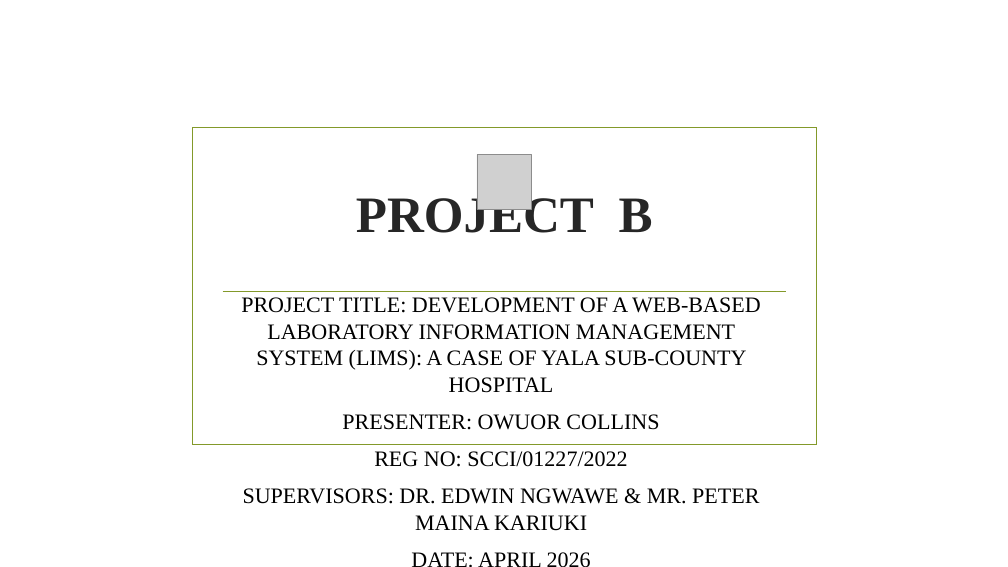
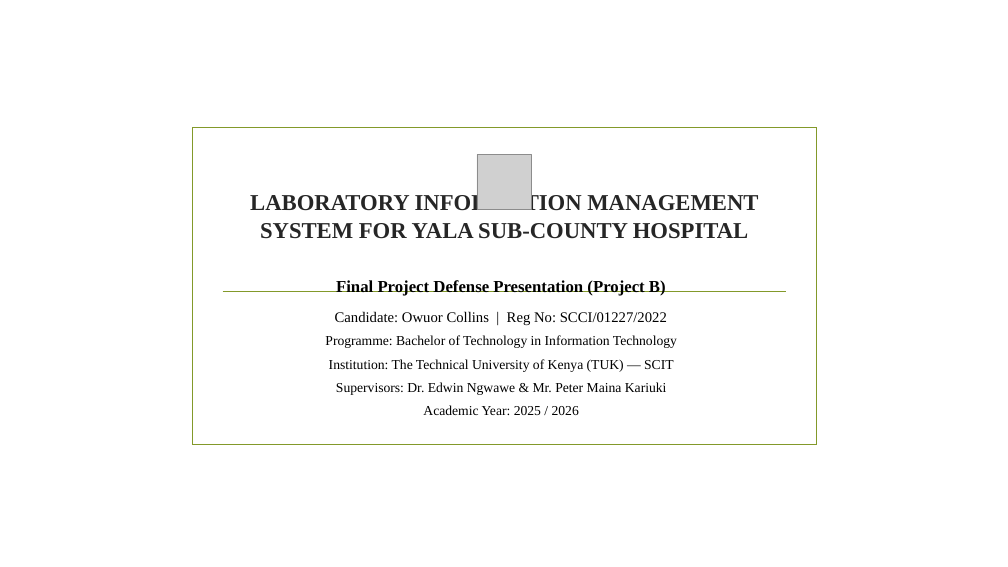
Before and after one commit to noliptical-web/Yala-LIMS, a slide deck: slide 1 of PROJECT_B_FINAL_PRESENTATION_OWUOR_COLLINS.pptx. Drawn at 1008x567 pixels with LibreOffice and Linux fonts; fonts in the diff are those of the drawing; grey boxes stand for pictures; background and template pictures are left out. Boxes give left, top, right and bottom in pixels: in the first picture for what was removed or moved away, otherwise in the second. Text is boxed around its words. In the diff, an @@ line names an element or a change of style, - is before the commit and + after.

Commit message:
docs(presentation): refine Project A & B slides with clear academic objectives, zero text overlap, and concise defense bullet points

```diff
--- a/PROJECT_B_FINAL_PRESENTATION_OWUOR_COLLINS.pptx
+++ b/PROJECT_B_FINAL_PRESENTATION_OWUOR_COLLINS.pptx
@@ title at (250, 193, 758, 239): text changed; size 48.6 to 21.6 pt @@
-PROJECT B
+LABORATORY INFORMATION MANAGEMENT SYSTEM FOR YALA SUB-COUNTY HOSPITAL
@@ subtitle at (325, 280, 677, 415): text changed; size 21 to 13 pt @@
-PROJECT TITLE: DEVELOPMENT OF A WEB-BASED LABORATORY INFORMATION MANAGEMENT SYSTEM (LIMS): A CASE OF YALA SUB-COUNTY HOSPITAL
-PRESENTER: OWUOR COLLINS
-REG NO: SCCI/01227/2022
-SUPERVISORS: DR. EDWIN NGWAWE & MR. PETER MAINA KARIUKI
-DATE: APRIL 2026
+Final Project Defense Presentation (Project B)
+Candidate: Owuor Collins | Reg No: SCCI/01227/2022
+Programme: Bachelor of Technology in Information Technology
+Institution: The Technical University of Kenya (TUK) — SCIT
+Supervisors: Dr. Edwin Ngwawe & Mr. Peter Maina Kariuki
+Academic Year: 2025 / 2026
```
Also in this commit, not shown: 19 other slides changed, 2 other files.
